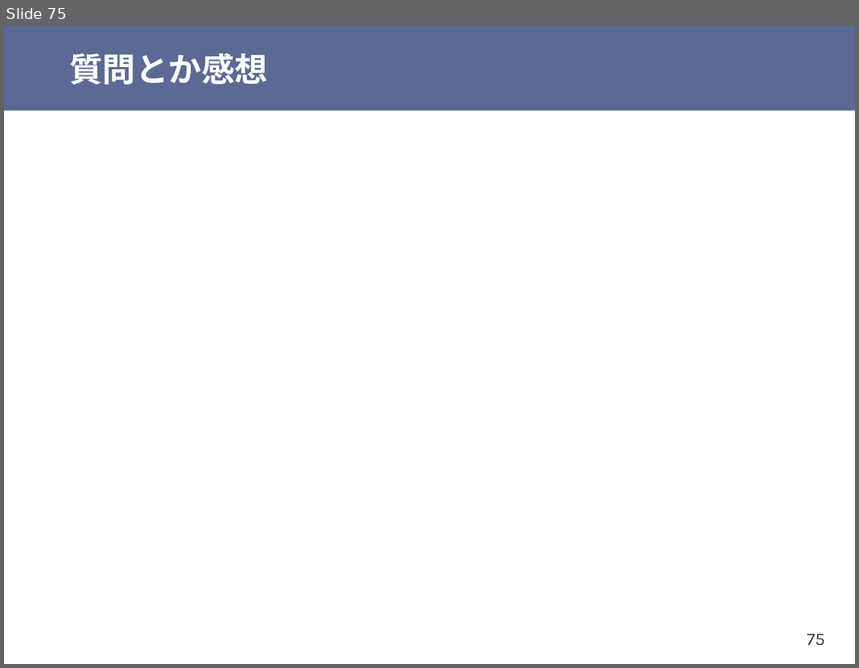
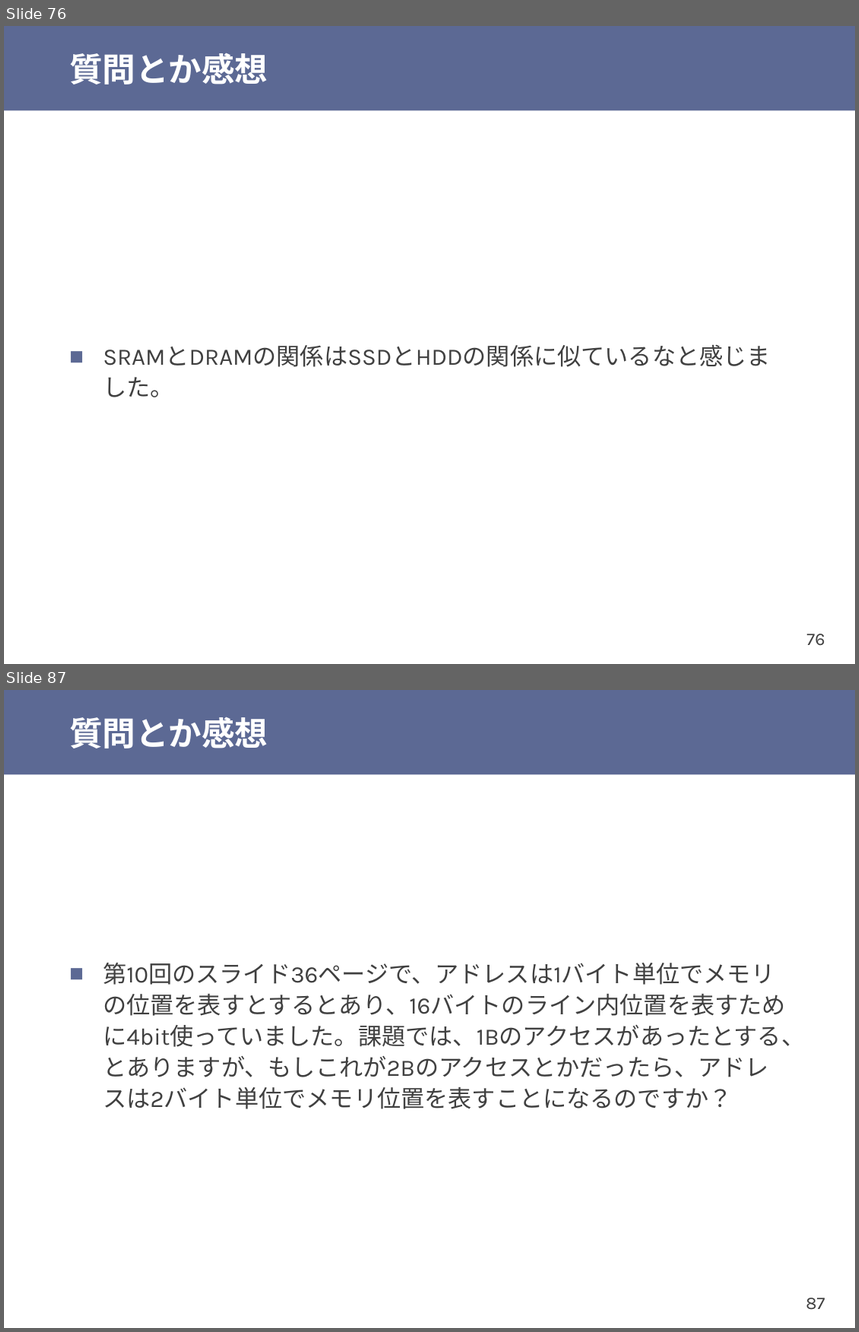
Before and after one commit to shioyadan/otya-computer-architecture-i, a slide deck: cai-shioya-11.pptx. Shown one above the other, each under a label of ours: slide 75 before the commit, slides 76 and 87 after it; the slides between them are not shown. The pictures are 859x668 and 859x1332 pixels, drawn with LibreOffice and Linux fonts; fonts in the diff are those of the drawing. Boxes give left, top, right and bottom in pixels: in the first picture for what was removed or moved away, otherwise in the second. Text is boxed around its words. In the diff, an @@ line names an element or a change of style, - is before the commit and + after.

```diff
--- a/cai-shioya-11.pptx
+++ b/cai-shioya-11.pptx
@@ slide 87 added at (x1=4, y1=690, x2=855, y2=1328), background #FFFFFF; not listed: 2 template elements that a slide beside it also shows @@
@@ title added at (x1=69, y1=717, x2=268, y2=749), 28 pt, text #FFFFFF, bold @@
+質問とか感想
@@ text added at (x1=103, y1=963, x2=805, y2=1110), 20 pt, text #404040 @@
+■ 第10回のスライド36ページで、アドレスは1バイト単位でメモリの位置を表すとするとあり、16バイトのライン内位置を表すために4bit使っていました。課題では、1Bのアクセスがあったとする、とありますが、もしこれが2Bのアクセスとかだったら、アドレスは2バイト単位でメモリ位置を表すことになるのですか？
@@ what was slide 75 is now slide 76 @@
@@ slide 76 changed as well @@
@@ text added at (x1=103, y1=377, x2=173, y2=398), 20 pt, text #404040 @@
+■ SRAMとDRAMの関係はSSDとHDDの関係に似ているなと感じました。
@@ page number at (x1=807, y1=634, x2=825, y2=646): text changed @@
-75
+76
```
Also in this commit, not shown: 2 other slides changed, 16 other slides added, 1 other file.
